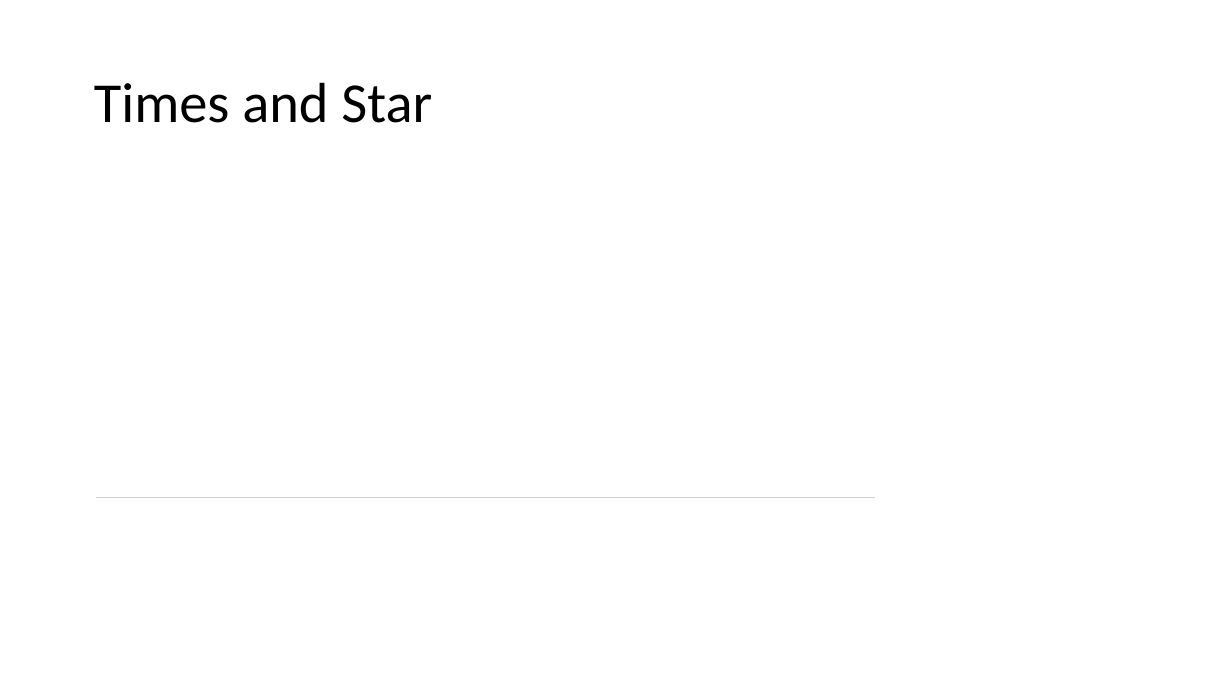
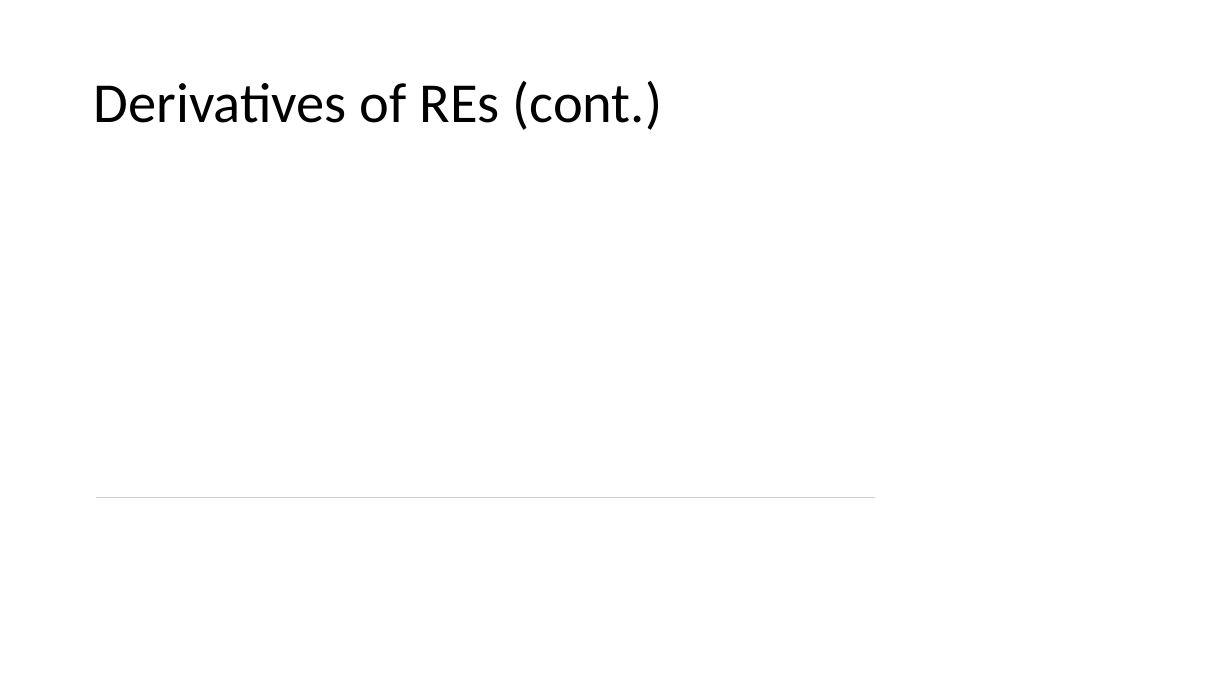
Before and after one commit to Helli/fds_seminar, a slide deck: slide 9 of slides.pptx. Drawn at 1232x693 pixels with LibreOffice and Linux fonts; fonts in the diff are those of the drawing; grey boxes stand for pictures. Boxes give left, top, right and bottom in pixels: in the first picture for what was removed or moved away, otherwise in the second. Text is boxed around its words. In the diff, an @@ line names an element or a change of style, - is before the commit and + after.

```diff
--- a/slides.pptx
+++ b/slides.pptx
@@ title at <box>94,81,663,130</box>: text changed @@
-Times and Star
+Derivatives of REs (cont.)
```
Also in this commit, not shown: 1 other file.
